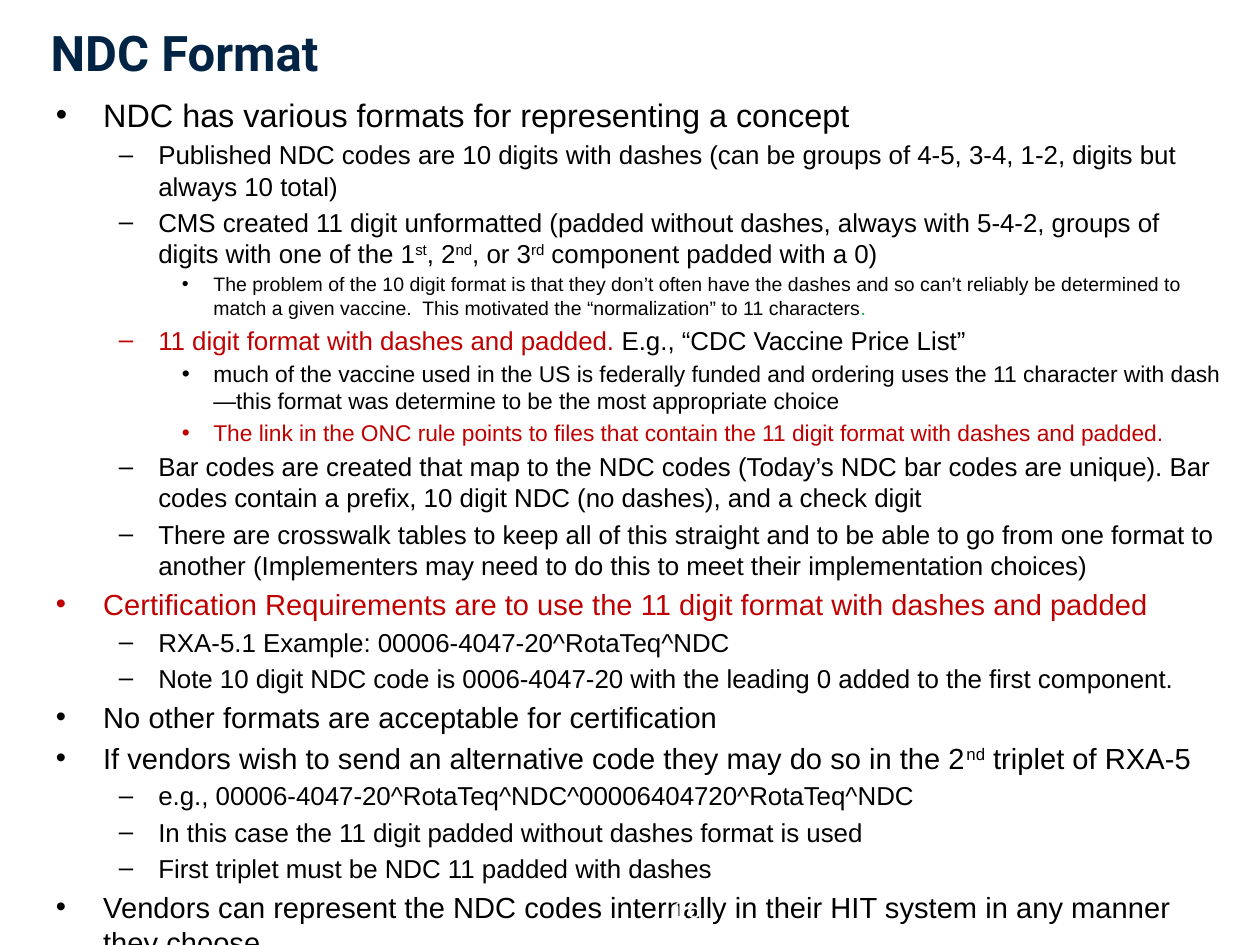
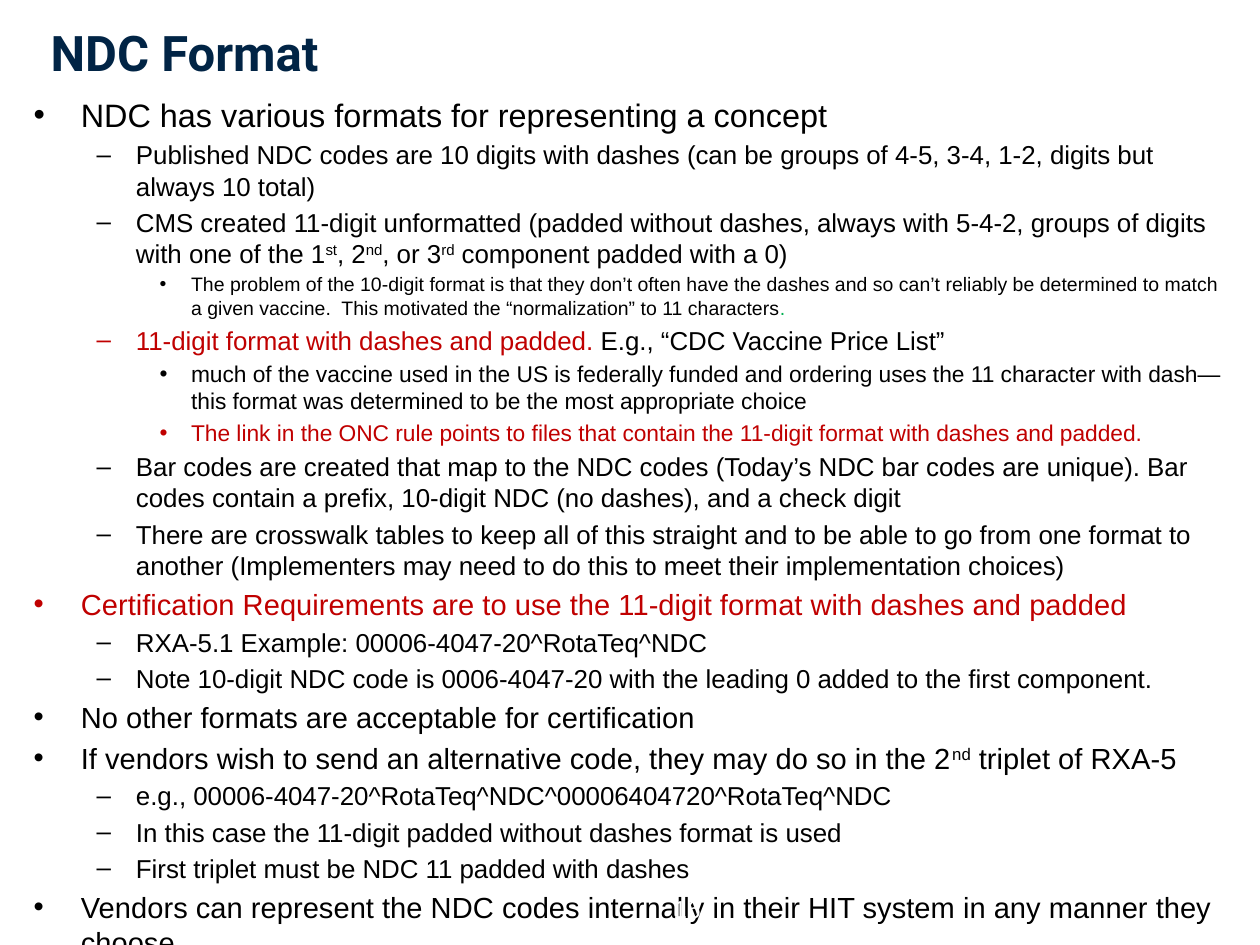
Before and after one commit to usnistgov/hit-iz-tool, a slide deck: slide 16 of hit-iz-resource/src/main/resources/Documentation/UserDocs/app/NIST-IZ-Tool-ATL-Training.pptx. Drawn at 1260x945 pixels with LibreOffice and Linux fonts; fonts in the diff are those of the drawing; background and template pictures are left out. Boxes give left, top, right and bottom in pixels: in the first picture for what was removed or moved away, otherwise in the second. Text is boxed around its words. In the diff, an @@ line names an element or a change of style, - is before the commit and + after.

```diff
--- a/hit-iz-resource/src/main/resources/Documentation/UserDocs/app/NIST-IZ-Tool-ATL-Training.pptx
+++ b/hit-iz-resource/src/main/resources/Documentation/UserDocs/app/NIST-IZ-Tool-ATL-Training.pptx
@@ text "NDC has various formats for ...": place and size @@
-text "NDC has various formats for ..." at box(103, 103, 1220, 848)
+text "NDC has various formats for ..." at box(81, 103, 1220, 884)
@@ text at box(136, 213, 1220, 513): text changed @@
-  – CMS created 11 digit unformatted (padded without dashes, always with 5-4-2, groups of digits with one of the 1st, 2nd, or 3rd component padded with a 0)
-    • The problem of the 10 digit format is that they don’t often have the dashes and so can’t reliably be determined to match a given vaccine. This motivated the “normalization” to 11 characters.
-  – 11 digit format with dashes and padded. E.g., “CDC Vaccine Price List”
-    • much of the vaccine used in the US is federally funded and ordering uses the 11 character with dash—this format was determine to be the most appropriate choice
-    • The link in the ONC rule points to files that contain the 11 digit format with dashes and padded.
-  – Bar codes are created that map to the NDC codes (Today’s NDC bar codes are unique). Bar codes contain a prefix, 10 digit NDC (no dashes), and a check digit
+  – CMS created 11-digit unformatted (padded without dashes, always with 5-4-2, groups of digits with one of the 1st, 2nd, or 3rd component padded with a 0)
+    • The problem of the 10-digit format is that they don’t often have the dashes and so can’t reliably be determined to match a given vaccine. This motivated the “normalization” to 11 characters.
+  – 11-digit format with dashes and padded. E.g., “CDC Vaccine Price List”
+    • much of the vaccine used in the US is federally funded and ordering uses the 11 character with dash—this format was determined to be the most appropriate choice
+    • The link in the ONC rule points to files that contain the 11-digit format with dashes and padded.
+  – Bar codes are created that map to the NDC codes (Today’s NDC bar codes are unique). Bar codes contain a prefix, 10-digit NDC (no dashes), and a check digit
@@ text at box(81, 594, 1126, 620): text changed @@
-• Certification Requirements are to use the 11 digit format with dashes and padded
+• Certification Requirements are to use the 11-digit format with dashes and padded
@@ text at box(136, 669, 1152, 694): text changed @@
-  – Note 10 digit NDC code is 0006-4047-20 with the leading 0 added to the first component.
+  – Note 10-digit NDC code is 0006-4047-20 with the leading 0 added to the first component.
@@ text at box(81, 748, 1177, 774): text changed @@
-• If vendors wish to send an alternative code they may do so in the 2nd triplet of RXA-5
+• If vendors wish to send an alternative code, they may do so in the 2nd triplet of RXA-5
@@ text at box(136, 823, 842, 848): text changed @@
-  – In this case the 11 digit padded without dashes format is used
+  – In this case the 11-digit padded without dashes format is used
```
Also in this commit, not shown: 22 other slides changed, 19 other files.
